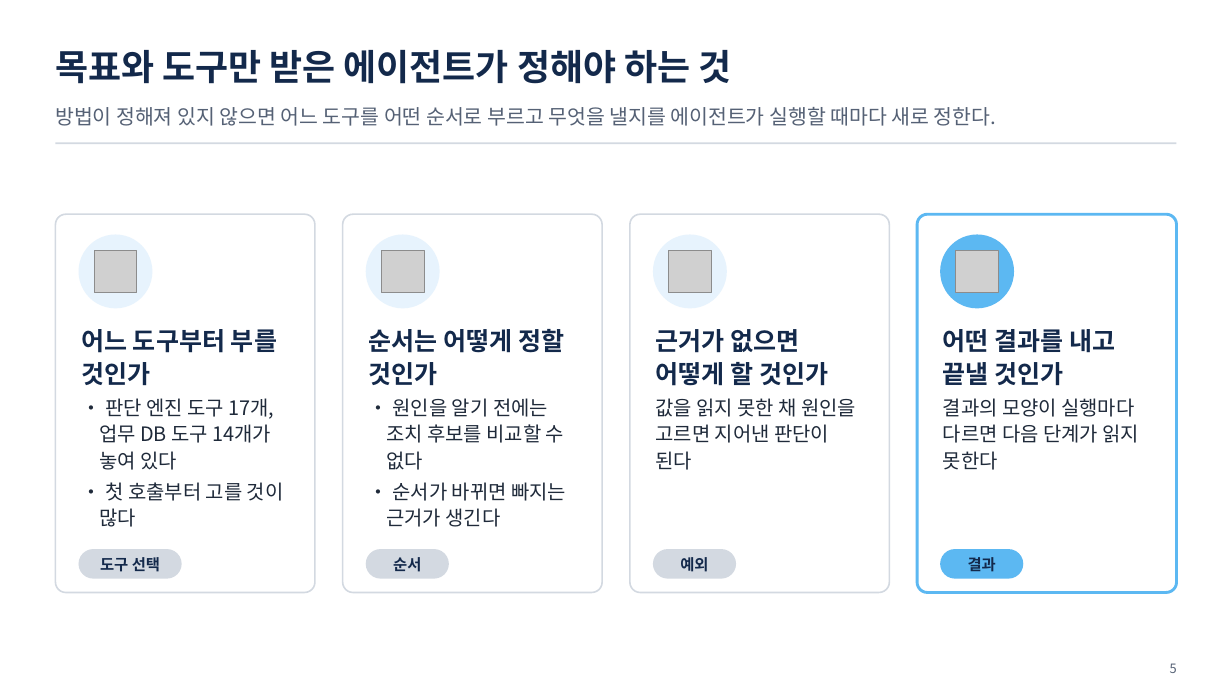
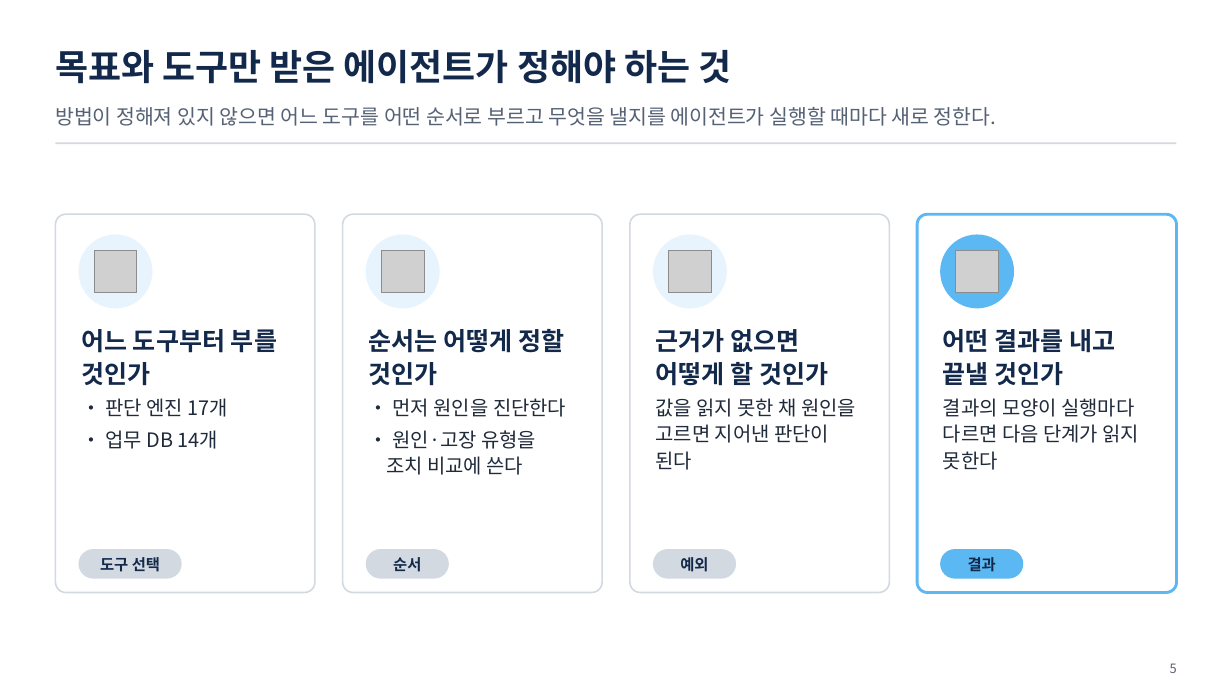
Before and after one commit to uengine-oss/hyd-iot-edu, a slide deck: slide 5 of workspace/강의제작/산출물/통합반/이론_오프라인/06회차/통합반_오프라인_06회차.pptx. Drawn at 1232x693 pixels with LibreOffice and Linux fonts; fonts in the diff are those of the drawing; grey boxes stand for pictures. Boxes give left, top, right and bottom in pixels: in the first picture for what was removed or moved away, otherwise in the second. Text is boxed around its words. In the diff, an @@ line names an element or a change of style, - is before the commit and + after.

Commit message:
통합반 현장 6회차 4~10장 스킬 원문의 보류 조건과 실제 추천 결과·제출 번호를 비교하는 화면과 현장 질문을 검증한다

```diff
--- a/workspace/강의제작/산출물/통합반/이론_오프라인/06회차/통합반_오프라인_06회차.pptx
+++ b/workspace/강의제작/산출물/통합반/이론_오프라인/06회차/통합반_오프라인_06회차.pptx
@@ text at (105, 398, 227, 449): text changed @@
-• 판단 엔진 도구 17개, 업무 DB 도구 14개가 놓여 있다
-• 첫 호출부터 고를 것이 많다
+• 판단 엔진 17개
+• 업무 DB 14개
@@ text at (386, 398, 566, 475): text changed @@
-• 원인을 알기 전에는 조치 후보를 비교할 수 없다
-• 순서가 바뀌면 빠지는 근거가 생긴다
+• 먼저 원인을 진단한다
+• 원인·고장 유형을 조치 비교에 쓴다
```
Also in this commit, not shown: 5 other slides changed, 10 other files.
